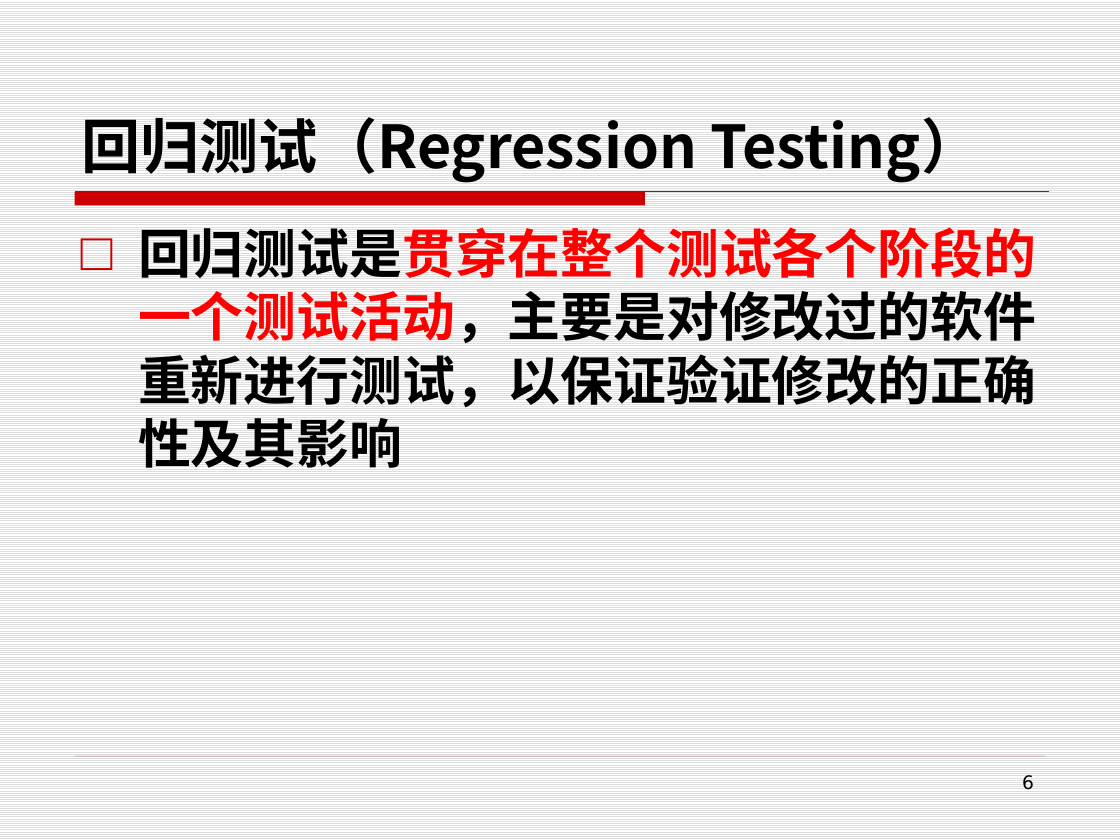
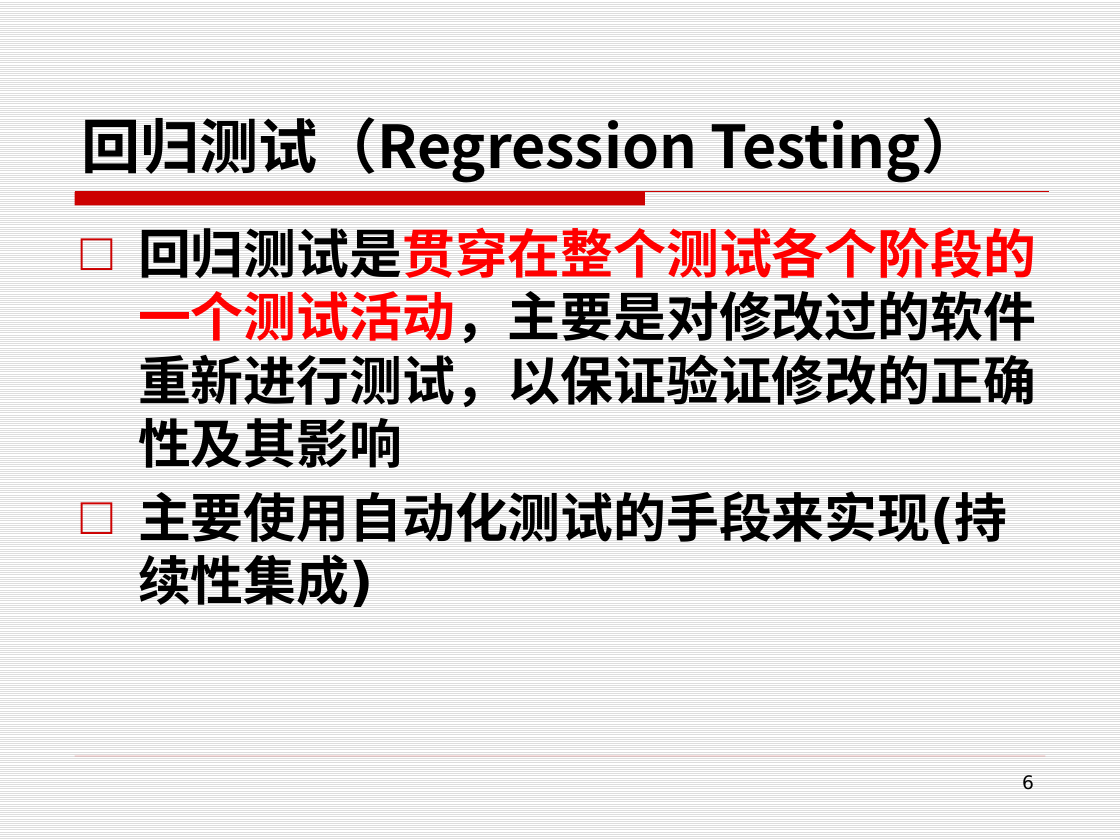
Before and after one commit to edu2act/course-foundation-software-tesing, a slide deck: slide 6 of PPT/第三部分 软件测试应用/11.3 回归测试+冒烟测试.pptx. Drawn at 1120x840 pixels with LibreOffice and Linux fonts; fonts in the diff are those of the drawing. Boxes give left, top, right and bottom in pixels: in the first picture for what was removed or moved away, otherwise in the second. Text is boxed around its words. In the diff, an @@ line names an element or a change of style, - is before the commit and + after.

Commit message:
测试PPT

```diff
--- a/PPT/第三部分 软件测试应用/11.3 回归测试+冒烟测试.pptx
+++ b/PPT/第三部分 软件测试应用/11.3 回归测试+冒烟测试.pptx
@@ text at (138, 491, 1007, 607): paragraph added @@
+□ 主要使用自动化测试的手段来实现(持续性集成)
```
Also in this commit, not shown: 18 other files.
